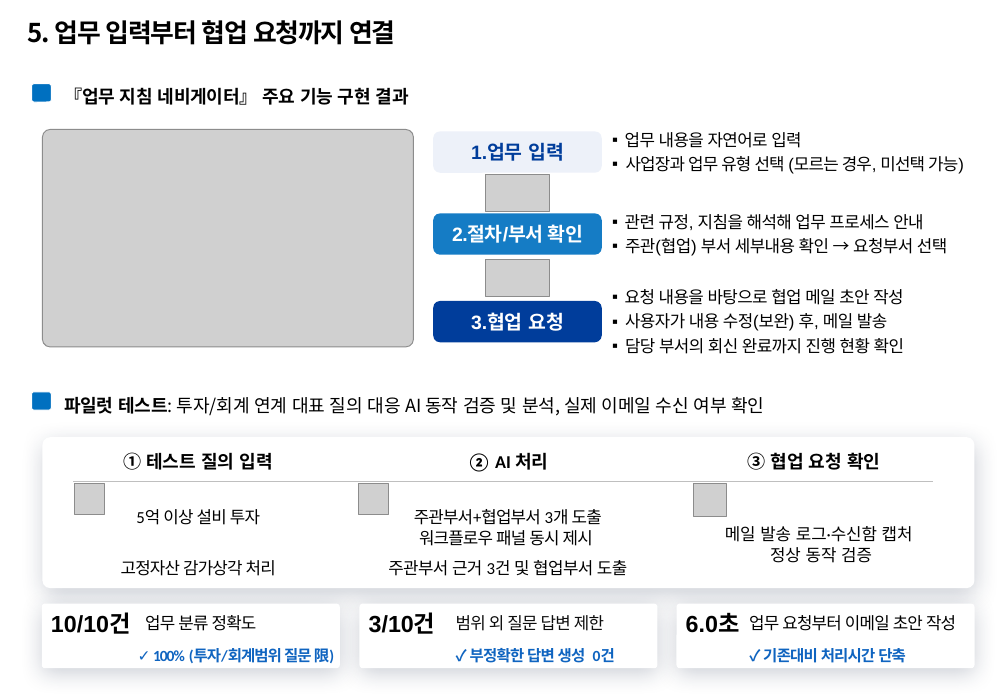
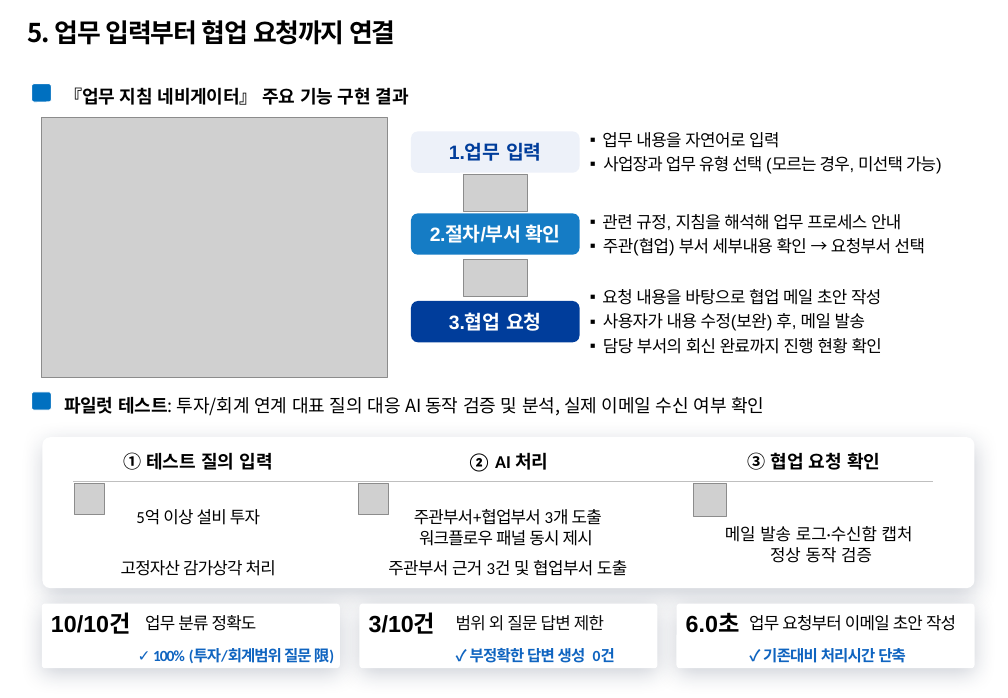
Before and after one commit to temmi81-hue/department-ragas, a slide deck: slide 6 of presentation/260916_AI활용_업무지침네비게이터_6차 수정.pptx. Drawn at 1008x698 pixels with LibreOffice and Linux fonts; fonts in the diff are those of the drawing; grey boxes stand for pictures; background and template pictures are left out. Boxes give left, top, right and bottom in pixels: in the first picture for what was removed or moved away, otherwise in the second. Text is boxed around its words. In the diff, an @@ line names an element or a change of style, - is before the commit and + after.

```diff
--- a/presentation/260916_AI활용_업무지침네비게이터_6차 수정.pptx
+++ b/presentation/260916_AI활용_업무지침네비게이터_6차 수정.pptx
@@ picture: place and size @@
-picture at [43, 129, 414, 347]
+picture at [42, 118, 388, 378]
@@ 3 texts, 2 pictures: place and size @@
-3 texts, 2 pictures at [486, 132, 964, 354]
+3 texts, 2 pictures at [464, 132, 942, 354]
@@ 3 rounded rectangles: place and size @@
-3 rounded rectangles at [434, 131, 602, 342]
+3 rounded rectangles at [411, 131, 580, 342]
```
Also in this commit, not shown: 6 other files.
